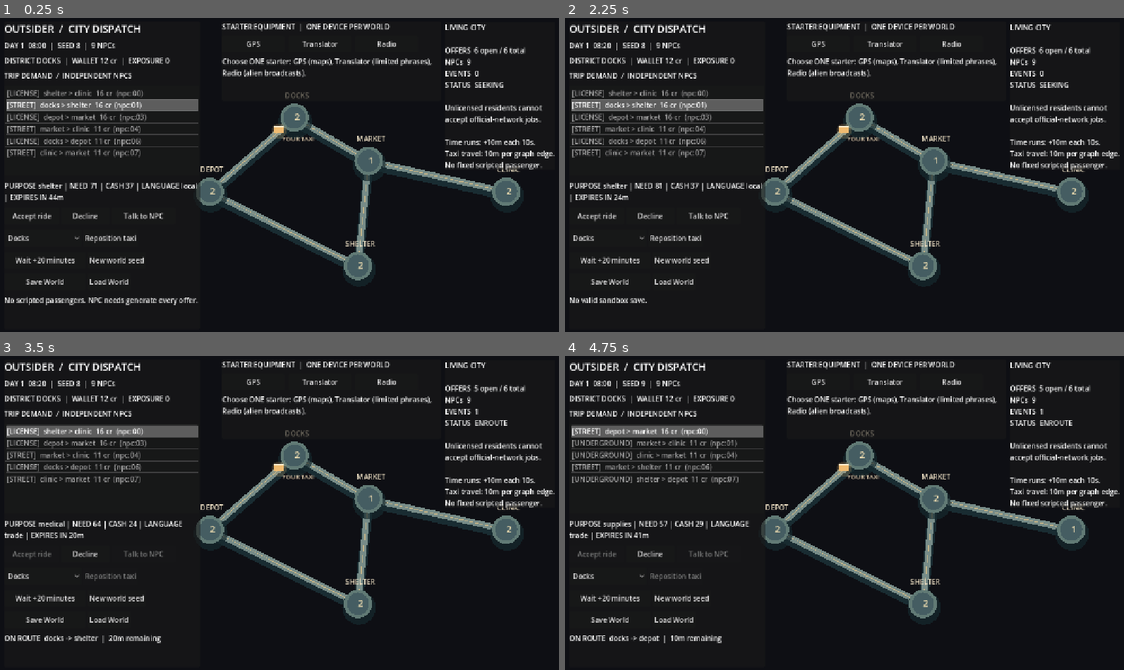
Above: before the commit, frames 1-4 (two rows, left to right).
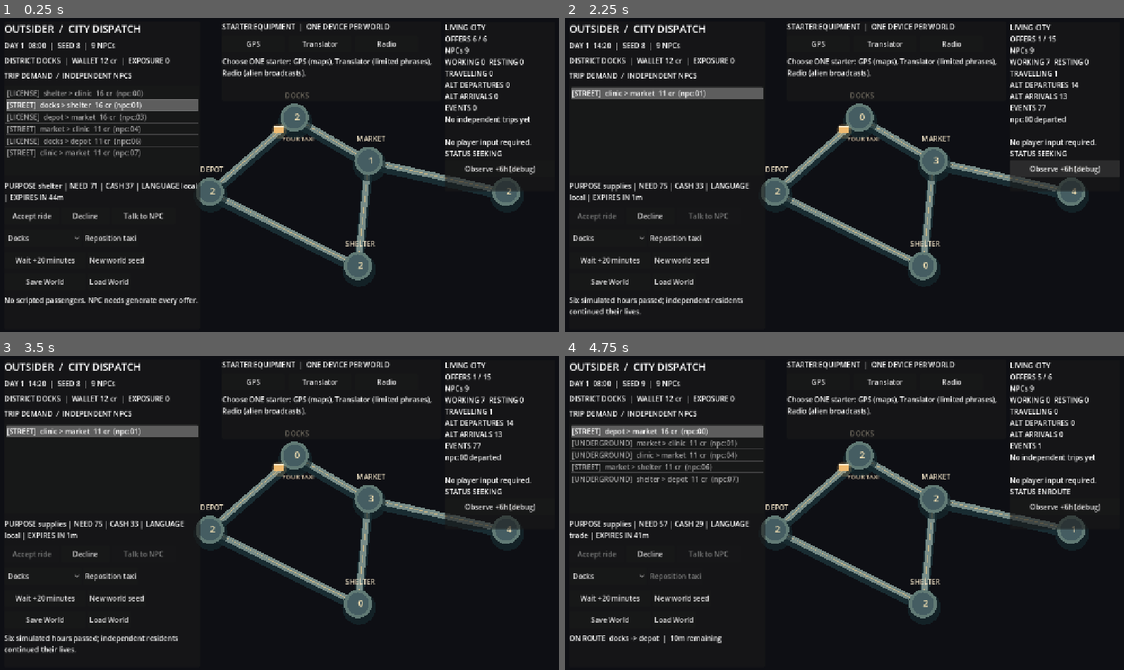
Above: after the commit, the same moments.

Repository: MohamedXIV/outsider-driver-2d
Game: Godot game, scene res://scenes/sandbox.tscn
Two runs of this game, one before a commit and one after it. Both use one fixed random seed, a clock stepped at 60 frames per second and the inputs below.
Inputs (mouse positions are in pixels of both pictures, inside the frame that each line leads up to):
- Up to frame 1 (0.25 s): no input
- Up to frame 2 (2.25 s): click "Wait +20 minutes" at 0.5 s; click "Load World" at 1.25 s; click (1062, 168) at 2 s, where only the run after the commit has a clickable "Observe +6h (debug)"
- Up to frame 3 (3.5 s): click (33, 553) at 2.75 s, where only the run before the commit has a clickable "Accept ride"
- Up to frame 4 (4.75 s): click "New world seed" at 3.5 s; click "Accept ride" at 4.25 s

The runs differ from the first frame. In frame 1, 2.5% of the frame differs, in the area x 79-100%, y 5-56%; in frame 2, 8.0%, in the area x 0-100%, y 5-95%; in frame 3, 5.5%; in frame 4, 2.5%.

Commit message:
Sandbox S3 P0: autonomous NPC routines and independent travel (#37)
* S3 P0: NPC work/rest routines and timed non-player transport after expiring demand

* S3 P0: observability of independent city life in native HUD and exported Web

* S3 P0: test autonomous full-day native, headless and Web, with mid-day save replay

* S3 test: compare semantic save/replay state and print any genuine divergence

* Restore canonical integer types from JSON for byte-stable NPC-world replay

* Fix Playwright S3 observer bounds: DOM dataset serializes JS arrays as CSV

* Diagnose real Chromium Observer click coordinates and NPC dataset state

* Click visible Godot S3 Observer button at verified Chromium viewport position

* Do not publish stale pre-layout coordinates in browser debug dataset

* Document S3 P0 autonomous NPC proof and supersession boundaries

* Document verified S3 24h idle world, native and Chromium acceptance evidence

Diff:
--- a/scenes/sandbox.tscn
+++ b/scenes/sandbox.tscn
@@ -116,13 +116,18 @@
 offset_left = 1015.0
 offset_top = 18.0
 offset_right = 1265.0
-offset_bottom = 315.0
+offset_bottom = 400.0
 
 [node name="Content" type="VBoxContainer" parent="HUD/WorldPanel"]
 
 [node name="WorldInfo" type="Label" parent="HUD/WorldPanel/Content"]
 layout_mode = 2
 text = "LIVING CITY"
+
+[node name="Observe" type="Button" parent="HUD/WorldPanel/Content"]
+layout_mode = 2
+custom_minimum_size = Vector2(225, 38)
+text = "Observe +6h (debug)"
 
 [node name="DialoguePanel" type="PanelContainer" parent="HUD"]
 offset_left = 515.0
--- /dev/null
+++ b/scripts/sandbox/sandbox_autonomy.gd
@@ -0,0 +1,80 @@
+class_name SandboxAutonomy
+extends RefCounted
+
+# Independent transport is a timed, world-owned NPC trip, never an invisible
+# change to the player's fare timer or an invented named ride provider.
+# These transitions return causal events; SandboxWorld assigns event IDs.
+
+static func begin_expired_trips(residents: Array[Dictionary], offers: Array[Dictionary],
+		expired_ids: Array[String], minute: int, seed: int) -> Array[Dictionary]:
+	var changes: Array[Dictionary] = []
+	for offer_id in expired_ids:
+		var offer: Dictionary = {}
+		for candidate in offers:
+			if candidate["id"] == offer_id:
+				offer = candidate
+				break
+		if offer.is_empty():
+			continue
+		var npc: Dictionary = {}
+		for candidate in residents:
+			if candidate["id"] == offer["npc_id"]:
+				npc = candidate
+				break
+		if npc.is_empty() or int(npc.get("transit_until", 0)) > 0:
+			continue
+		if str(npc["location"]) != str(offer["origin"]) or str(offer["status"]) != "expired":
+			continue
+		var hops: int = SandboxRoads.hops(str(npc["location"]), str(offer["destination"]))
+		if hops <= 0:
+			continue
+		# Affordable municipal shuttle vs walking: seed and character create
+		# stable, independent choices; no disposable 'NPC cab driver' appears.
+		var numeric_id: int = int(str(npc["id"]).trim_prefix("npc:"))
+		var shuttle_cost: int = hops * 2
+		var use_shuttle: bool = hops > 1 and int(npc["cash"]) >= shuttle_cost \
+				and posmod(seed + numeric_id + int(minute / 10), 3) != 0
+		var method: String = "shuttle" if use_shuttle else "walking"
+		var cost: int = shuttle_cost if use_shuttle else 0
+		var duration: int = hops * (10 if use_shuttle else 20)
+		npc["cash"] = int(npc["cash"]) - cost
+		npc["transit_until"] = minute + duration
+		npc["transit_to"] = str(offer["destination"])
+		npc["transit_from_offer"] = offer_id
+		npc["transit_method"] = method
+		npc["activity"] = "travelling"
+		npc["cooldown_until"] = maxi(int(npc["cooldown_until"]), minute + duration + 30)
+		changes.append({
+			"kind": "npc_alternative_departed", "subject": str(npc["id"]),
+			"detail": {
+				"offer_id": offer_id, "from": offer["origin"], "to": offer["destination"],
+				"method": method, "cost": cost, "arrival_at": minute + duration
+			}
+		})
+	return changes
+
+
+static func finish_arrivals(residents: Array[Dictionary], minute: int) -> Array[Dictionary]:
+	var changes: Array[Dictionary] = []
+	for npc in residents:
+		var arrival: int = int(npc.get("transit_until", 0))
+		if arrival <= 0 or arrival > minute:
+			continue
+		var destination: String = str(npc["transit_to"])
+		var departed_from: String = str(npc["location"])
+		var source: String = str(npc["transit_from_offer"])
+		var method: String = str(npc["transit_method"])
+		npc["transit_until"] = 0
+		npc["transit_to"] = ""
+		npc["transit_from_offer"] = ""
+		npc["transit_method"] = ""
+		npc["activity"] = "available"
+		SandboxPopulation.finish_goal(npc, destination, minute)
+		changes.append({
+			"kind": "npc_alternative_arrived", "subject": str(npc["id"]),
+			"detail": {
+				"offer_id": source, "from": departed_from, "to": destination,
+				"method": method
+			}
+		})
+	return changes
--- a/scripts/sandbox/sandbox_dispatch.gd
+++ b/scripts/sandbox/sandbox_dispatch.gd
@@ -8,7 +8,8 @@
 
 static func refresh(residents: Array[Dictionary], offers: Array[Dictionary], minute: int, seed: int) -> void:
 	for npc in residents:
-		if int(npc["need"]) < MIN_NEED or int(npc["cooldown_until"]) > minute:
+		if int(npc["need"]) < MIN_NEED or int(npc["cooldown_until"]) > minute \
+				or str(npc.get("activity", "")) != "available":
 			continue
 		var pending: bool = false
 		for offer in offers:
--- a/scripts/sandbox/sandbox_main.gd
+++ b/scripts/sandbox/sandbox_main.gd
@@ -11,6 +11,7 @@
 @onready var _reposition: Button = $HUD/DockPanel/Content/Navigation/Reposition
 @onready var _clock: Label = $HUD/DockPanel/Content/Clock
 @onready var _world_info: Label = $HUD/WorldPanel/Content/WorldInfo
+@onready var _observe: Button = $HUD/WorldPanel/Content/Observe
 @onready var _talk: Button = $HUD/DockPanel/Content/Actions/Talk
 @onready var _dialogue_panel: PanelContainer = $HUD/DialoguePanel
 @onready var _dialogue_title: Label = $HUD/DialoguePanel/Content/Title
@@ -47,6 +48,7 @@
 	_decline.pressed.connect(_on_decline)
 	_reposition.pressed.connect(_on_reposition)
 	$HUD/DockPanel/Content/TimeActions/Wait.pressed.connect(_on_wait)
+	_observe.pressed.connect(_on_observe)
 	$HUD/DockPanel/Content/TimeActions/NewSeed.pressed.connect(_on_new_seed)
 	$HUD/DockPanel/Content/Persistence/Save.pressed.connect(_on_save)
 	$HUD/DockPanel/Content/Persistence/Load.pressed.connect(_on_load)
@@ -137,6 +139,12 @@
 func _on_wait() -> void:
 	_world.advance(20)
 	_notice_text = "20 minutes passed. NPC needs and dispatch changed."
+	_render()
+
+
+func _on_observe() -> void:
+	_world.advance(360)
+	_notice_text = "Six simulated hours passed; independent residents continued their lives."
 	_render()
 
 
@@ -277,9 +285,20 @@
 			button.pressed.connect(_on_dialogue_choice.bind(i))
 			_dialogue_choices.add_child(button)
 	var phase: String = "enroute" if not _world.active_offer_id.is_empty() else "seeking"
-	_world_info.text = "LIVING CITY\n\nOFFERS  %d open / %d total\nNPCs  %d\nEVENTS  %d\nSTATUS  %s\n\nUnlicensed residents cannot\naccept official-network jobs.\n\nTime runs: +10m each 10s.\nTaxi travel: 10m per graph edge.\nNo fixed scripted passenger." % [
+	var departed: int = _count_events("npc_alternative_departed")
+	var arrived: int = _count_events("npc_alternative_arrived")
+	var working: int = _count_activity("working")
+	var resting: int = _count_activity("resting")
+	var moving: int = _count_activity("travelling")
+	var recent: String = "No independent trips yet"
+	for j in range(_world.events.size() - 1, -1, -1):
+		var event: Dictionary = _world.events[j]
+		if str(event["kind"]).begins_with("npc_alternative_"):
+			recent = "%s %s" % [str(event["subject"]), str(event["kind"]).trim_prefix("npc_alternative_")]
+			break
+	_world_info.text = "LIVING CITY\nOFFERS %d / %d\nNPCs %d\nWORKING %d  RESTING %d\nTRAVELLING %d\nALT DEPARTURES %d\nALT ARRIVALS %d\nEVENTS %d\n%s\n\nNo player input required.\nSTATUS %s" % [
 		available.size(), _world.offers.size(), _world.residents.size(),
-		_world.events.size(), phase.to_upper()
+		working, resting, moving, departed, arrived, _world.events.size(), recent, phase.to_upper()
 	]
 	if not _world.active_offer_id.is_empty():
 		var route: Dictionary = _world.offer_by_id(_world.active_offer_id)
@@ -287,7 +306,7 @@
 			route["origin"], route["destination"], _world.remaining_minutes
 		]
 	if OS.has_feature("web"):
-		var web_state: String = "Object.assign(document.documentEl …(481 unchanged characters)… ndboxRouteMarker:'%s',sandboxGearInfo:%s})" % [
+		var web_state: String = "Object.assign(document.documentEl …(481 unchanged characters)… ndboxRouteMarker:'%s',sandboxGearInfo:%s,sandboxAltDepartures:'%d',sandboxAltArrivals:'%d',sandboxWorkers:'%d',sandboxResting:'%d',sandboxNpcMoving:'%d'})" % [
 			_world.seed, available.size(), _world.residents.size(), _world.events.size(),
 			_world.credits, _world.risk, phase, _world.player_district,
 			_selected_id, str(not _accept.disabled).to_lower(), _settled_count(),
@@ -297,7 +316,7 @@
 			_conversation.offer_id if _conversation != null else "",
 			_last_intent, _last_outcome, JSON.stringify(_dialogue_text.text if _conversation != null else ""),
 			_world.starter_device, _world.knowledge.size(), str(_world.knows(SandboxKnowledge.ROUTE_MARKER)).to_lower(),
-			JSON.stringify(_gear_info.text)
+			JSON.stringify(_gear_info.text), departed, arrived, working, resting, moving
 		]
 		JavaScriptBridge.eval(web_state, true)
 
@@ -308,3 +327,18 @@
 		if event["kind"] == "fare_settled":
 			total += 1
 	return total
+
+func _count_activity(activity: String) -> int:
+	var total: int = 0
+	for npc in _world.residents:
+		if str(npc.get("activity", "")) == activity:
+			total += 1
+	return total
+
+
+func _count_events(kind: String) -> int:
+	var total: int = 0
+	for event in _world.events:
+		if event["kind"] == kind:
+			total += 1
+	return total
--- a/scripts/sandbox/sandbox_population.gd
+++ b/scripts/sandbox/sandbox_population.gd
@@ -18,6 +18,13 @@
 		residents.append({
 			"id": "npc:%02d" % i,
 			"location": home,
+			"home": home,
+			"workplace": ["depot", "market", "clinic"][i % 3],
+			"activity": "available",
+			"transit_until": 0,
+			"transit_to": "",
+			"transit_from_offer": "",
+			"transit_method": "",
 			"purpose": kind,
 			"destination": destination,
 			"need": 30 + posmod(seed * 3 + i * 17, 51),
@@ -35,17 +42,51 @@
 	return "docks" if origin == goal else goal
 
 
-static func step(residents: Array[Dictionary]) -> void:
+static func step(residents: Array[Dictionary], minute: int) -> Array[Dictionary]:
+	var changes: Array[Dictionary] = []
+	var hour: int = (minute % 1440) / 60
 	for npc in residents:
-		npc["need"] = mini(100, int(npc["need"]) + 5)
+		var next_activity: String = "available"
+		if int(npc["transit_until"]) > 0:
+			next_activity = "travelling"
+		elif (hour >= 22 or hour < 6) and str(npc["location"]) == str(npc["home"]):
+			next_activity = "resting"
+		elif hour >= 8 and hour < 18 and str(npc["location"]) == str(npc["workplace"]):
+			next_activity = "working"
+		if str(npc["activity"]) != next_activity:
+			changes.append({
+				"kind": "npc_routine_changed", "subject": str(npc["id"]),
+				"detail": {"from": npc["activity"], "to": next_activity, "district": npc["location"]}
+			})
+		npc["activity"] = next_activity
+		match next_activity:
+			"resting":
+				npc["need"] = maxi(8, int(npc["need"]) - 7)
+			"working":
+				npc["need"] = mini(100, int(npc["need"]) + 2)
+				if minute % 60 == 0:
+					npc["cash"] = int(npc["cash"]) + 2
+					changes.append({
+						"kind": "npc_work_paid", "subject": str(npc["id"]),
+						"detail": {"district": npc["location"], "credits": 2}
+					})
+			"travelling":
+				npc["need"] = mini(100, int(npc["need"]) + 2)
+			_:
+				npc["need"] = mini(100, int(npc["need"]) + 5)
+	return changes
+
+
+static func finish_goal(npc: Dictionary, destination: String, minute: int) -> void:
+	npc["location"] = destination
+	npc["need"] = 10
+	npc["cooldown_until"] = maxi(int(npc["cooldown_until"]), minute + 30)
+	var current: int = PURPOSES.find(str(npc["purpose"]))
+	npc["purpose"] = PURPOSES[(current + 1) % PURPOSES.size()]
+	npc["destination"] = destination_for(destination, str(npc["purpose"]))
 
 
 static func conclude_trip(npc: Dictionary, destination: String, fare: int, minute: int) -> void:
-	npc["location"] = destination
 	npc["cash"] = int(npc["cash"]) - fare
-	npc["need"] = 10
 	npc["trust"] = int(npc["trust"]) + 1
-	npc["cooldown_until"] = minute + 30
-	var current: int = PURPOSES.find(str(npc["purpose"]))
-	npc["purpose"] = PURPOSES[(current + 1) % PURPOSES.size()]
-	npc["destination"] = destination_for(destination, str(npc["purpose"]))
+	finish_goal(npc, destination, minute)
--- a/scripts/sandbox/sandbox_save.gd
+++ b/scripts/sandbox/sandbox_save.gd
@@ -1,8 +1,8 @@
 class_name SandboxSave
 extends RefCounted
 
-const PATH: String = "user://outsider_driver_sandbox_v3.json"
-const VERSION: int = 3
+const PATH: String = "user://outsider_driver_sandbox_v4.json"
+const VERSION: int = 4
 
 
 static func save_world(world: SandboxWorld, file_path: String = PATH, dialogue: Dictionary = {}) -> bool:
@@ -18,6 +18,10 @@
 	if not FileAccess.file_exists(file_path):
 		return {}
 	var value: Variant = JSON.parse_string(FileAccess.get_file_as_string(file_path))
+	# The world ledger uses integer ticks, money, IDs and counters. JSON's
+	# decoder materializes numeric literals as float, so restore canonical
+	# integral values before replaying or comparing deterministic state.
+	value = _canonical_json_numbers(value)
 	if not (value is Dictionary) or int(value.get("version", -1)) != VERSION:
 		return {}
 	if not (value.get("world") is Dictionary) or not (value.get("dialogue") is Dictionary):
@@ -31,3 +35,19 @@
 static func load_world(file_path: String = PATH) -> SandboxWorld:
 	var bundle: Dictionary = load_bundle(file_path)
 	return bundle.get("world") as SandboxWorld
+
+
+static func _canonical_json_numbers(value: Variant) -> Variant:
+	if value is float and value == floorf(value):
+		return int(value)
+	if value is Array:
+		var values: Array = []
+		for item in value:
+			values.append(_canonical_json_numbers(item))
+		return values
+	if value is Dictionary:
+		var values: Dictionary = {}
+		for key in value:
+			values[key] = _canonical_json_numbers(value[key])
+		return values
+	return value
--- a/scripts/sandbox/sandbox_world.gd
+++ b/scripts/sandbox/sandbox_world.gd
@@ -3,7 +3,7 @@
 
 # One authoritative world snapshot; services calculate/transform domain facts.
 # Presentation NEVER owns NPC locations, offer status or fare settlement.
-const SCHEMA_VERSION: int = 2
+const SCHEMA_VERSION: int = 3
 const STEP_MINUTES: int = 10
 const START_MINUTE: int = 480
 
@@ -100,15 +100,23 @@
 		return false
 	for i in range(minutes / STEP_MINUTES):
 		minute += STEP_MINUTES
-		SandboxPopulation.step(residents)
-		for id in SandboxDispatch.expire(residents, offers, minute):
+		_record_changes(SandboxPopulation.step(residents, minute))
+		_record_changes(SandboxAutonomy.finish_arrivals(residents, minute))
+		var expired: Array[String] = SandboxDispatch.expire(residents, offers, minute)
+		for id in expired:
 			_record("offer_expired", id)
+		_record_changes(SandboxAutonomy.begin_expired_trips(residents, offers, expired, minute, seed))
 		if not active_offer_id.is_empty():
 			remaining_minutes = maxi(0, remaining_minutes - STEP_MINUTES)
 			if remaining_minutes == 0:
 				_complete_active_trip()
 		SandboxDispatch.refresh(residents, offers, minute, seed)
 	return true
+
+
+func _record_changes(changes: Array[Dictionary]) -> void:
+	for change in changes:
+		_record(str(change["kind"]), str(change["subject"]), change["detail"])
 
 
 func reposition(destination: String) -> bool:
@@ -210,6 +218,32 @@
 		return false
 	if value["residents"].size() != 9:
 		return false
+	var resident_ids: Dictionary = {}
+	for npc in value["residents"]:
+		if not (npc is Dictionary) or not SandboxRoads.DISTRICTS.has(npc.get("location", "")) \
+				or not SandboxRoads.DISTRICTS.has(npc.get("home", "")) \
+				or not SandboxRoads.DISTRICTS.has(npc.get("workplace", "")):
+			return false
+		var npc_id: String = str(npc.get("id", ""))
+		if npc_id.is_empty() or resident_ids.has(npc_id):
+			return false
+		resident_ids[npc_id] = true
+		if not ["available", "resting", "working", "travelling"].has(npc.get("activity")):
+			return false
+		var travel_until: int = int(npc.get("transit_until", -1))
+		if travel_until < 0:
+			return false
+		if travel_until > 0:
+			if travel_until <= int(value["minute"]) \
+					or not SandboxRoads.DISTRICTS.has(npc.get("transit_to", "")) \
+					or str(npc.get("transit_from_offer", "")).is_empty() \
+					or not ["walking", "shuttle"].has(npc.get("transit_method", "")) \
+					or npc.get("activity") != "travelling":
+				return false
+		elif not str(npc.get("transit_to", "")).is_empty() \
+				or not str(npc.get("transit_from_offer", "")).is_empty() \
+				or not str(npc.get("transit_method", "")).is_empty():
+			return false
 	var offered: Dictionary = {}
 	var actual_active: int = 0
 	for offer in value["offers"]:
--- /dev/null
+++ b/tests/test_sandbox_autonomy.gd
@@ -0,0 +1,69 @@
+extends SceneTree
+
+# S3 proof: life happens while the player never accepts or declines a fare.
+func _initialize() -> void:
+	for seed in [8, 9, 17]:
+		var a: SandboxWorld = SandboxWorld.new(seed)
+		var b: SandboxWorld = SandboxWorld.new(seed)
+		var before_locations: Dictionary = {}
+		for npc in a.residents:
+			before_locations[npc["id"]] = npc["location"]
+		assert(a.advance(1440))
+		assert(b.advance(1440))
+		assert(JSON.stringify(a.snapshot()) == JSON.stringify(b.snapshot()))
+		assert(a.credits == 12 and a.risk == 0 and a.active_offer_id.is_empty())
+		var departures: Dictionary = {}
+		var arrivals: Dictionary = {}
+		var changed_routines: int = 0
+		var paid_workers: int = 0
+		for event in a.events:
+			if event["kind"] == "npc_alternative_departed":
+				departures[event["detail"]["offer_id"]] = event
+				assert(event["detail"]["arrival_at"] > event["minute"])
+				assert(event["detail"]["method"] in ["walking", "shuttle"])
+				assert(int(event["detail"]["cost"]) >= 0)
+			elif event["kind"] == "npc_alternative_arrived":
+				arrivals[event["detail"]["offer_id"]] = event
+				assert(departures.has(event["detail"]["offer_id"]))
+				assert(int(departures[event["detail"]["offer_id"]]["detail"]["arrival_at"]) == int(event["minute"]))
+			elif event["kind"] == "npc_routine_changed":
+				changed_routines += 1
+			elif event["kind"] == "npc_work_paid":
+				paid_workers += 1
+		assert(departures.size() > 0 and arrivals.size() > 0)
+		assert(changed_routines > 0 and paid_workers > 0)
+		var changed_places: int = 0
+		for npc in a.residents:
+			if npc["location"] != before_locations[npc["id"]]:
+				changed_places += 1
+		assert(changed_places > 0)
+		var split: SandboxWorld = SandboxWorld.new(seed)
+		assert(split.advance(720))
+		var save_path: String = "user://s3-day-%d.json" % seed
+		assert(SandboxSave.save_world(split, save_path))
+		var recovered: SandboxWorld = SandboxSave.load_world(save_path)
+		assert(recovered != null and recovered.minute == split.minute)
+		assert(recovered.advance(720))
+		# JSON roundtrips can change the int/float representation of integral
+		# dictionary fields. Compare typed world meaning, not JSON formatting.
+		var expected: Dictionary = a.snapshot()
+		var actual: Dictionary = recovered.snapshot()
+		if actual != expected:
+			for key in expected.keys():
+				if actual.get(key) != expected[key]:
+					print("S3_REPLAY_DIFF seed=", seed, " key=", key,
+						" actual=", JSON.stringify(actual.get(key)).substr(0, 1200),
+						" expected=", JSON.stringify(expected[key]).substr(0, 1200))
+			push_error("S3 mid-day world continuation diverged.")
+			quit(3)
+			return
+		# Forged incomplete in-flight state must not load.
+		var forged: Dictionary = a.snapshot()
+		forged["residents"][0]["transit_until"] = a.minute + 20
+		forged["residents"][0]["transit_to"] = ""
+		assert(not SandboxWorld.new().restore_snapshot(forged))
+		print("S3_IDLE_DAY seed=", seed, " departed=", departures.size(),
+			" arrived=", arrivals.size(), " routines=", changed_routines,
+			" work_payments=", paid_workers)
+	print("SANDBOX_AUTONOMY_PASS")
+	quit(0)
--- /dev/null
+++ b/tests/test_sandbox_autonomy_scene.gd
@@ -0,0 +1,52 @@
+extends SceneTree
+
+const SHOTS: String = "/tmp/od2d-ink-evidence/sandbox"
+
+func _initialize() -> void:
+	call_deferred("_exercise")
+
+func _exercise() -> void:
+	DirAccess.make_dir_recursive_absolute(SHOTS)
+	var packed: PackedScene = load("res://scenes/sandbox.tscn")
+	assert(packed != null)
+	var scene: Node2D = packed.instantiate() as Node2D
+	get_root().add_child(scene)
+	await process_frame
+	await process_frame
+	var world: SandboxWorld = scene.get("_world") as SandboxWorld
+	assert(world.seed == 8 and world.minute == 480)
+	var observe: Button = scene.get_node("HUD/WorldPanel/Content/Observe") as Button
+	var world_info: Label = scene.get_node("HUD/WorldPanel/Content/WorldInfo") as Label
+	assert(not observe.disabled)
+	await RenderingServer.frame_post_draw
+	_capture("autonomy-before-idle.png")
+	for i in range(4):
+		observe.pressed.emit()
+		await process_frame
+	assert(world.minute == 480 + 1440 and world.active_offer_id.is_empty())
+	assert(world_info.text.contains("ALT DEPARTURES") and world_info.text.contains("ALT ARRIVALS"))
+	var departed: int = 0
+	var arrived: int = 0
+	for evt in world.events:
+		if evt["kind"] == "npc_alternative_departed":
+			departed += 1
+		elif evt["kind"] == "npc_alternative_arrived":
+			arrived += 1
+	assert(departed > 0 and arrived > 0)
+	await RenderingServer.frame_post_draw
+	_capture("autonomy-after-idle.png")
+	scene.call("_on_save")
+	scene.call("_on_new_seed")
+	scene.call("_on_load")
+	var resumed: SandboxWorld = scene.get("_world") as SandboxWorld
+	assert(resumed.minute == world.minute and resumed.events.size() == world.events.size())
+	assert(resumed.residents == world.residents)
+	await RenderingServer.frame_post_draw
+	_capture("autonomy-restored.png")
+	print("SANDBOX_AUTONOMY_SCENE_PASS")
+	quit(0)
+
+func _capture(name: String) -> void:
+	var img: Image = get_root().get_texture().get_image()
+	assert(img != null and img.get_width() >= 640)
+	assert(img.save_png(SHOTS.path_join(name)) == OK)
Not shown, changed: .github/workflows/p1-ink.yml
Not shown, added: docs/SANDBOX_S3_P0.md
Not shown, added: tests/web_sandbox_autonomy.cjs
